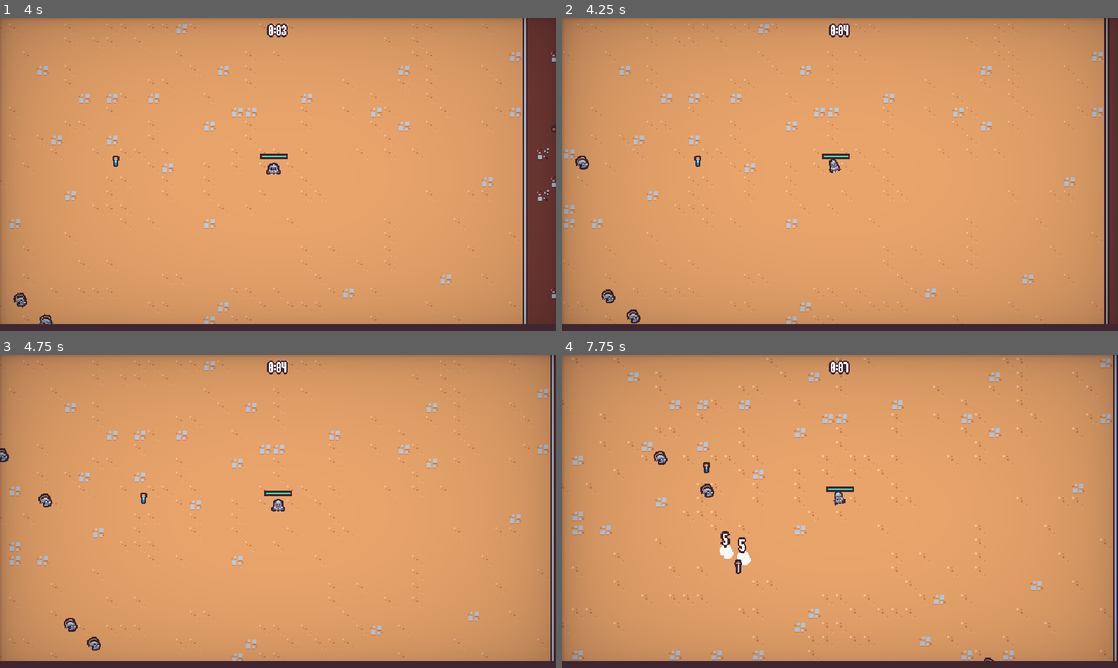
Above: before the commit, frames 1-4 (two rows, left to right).
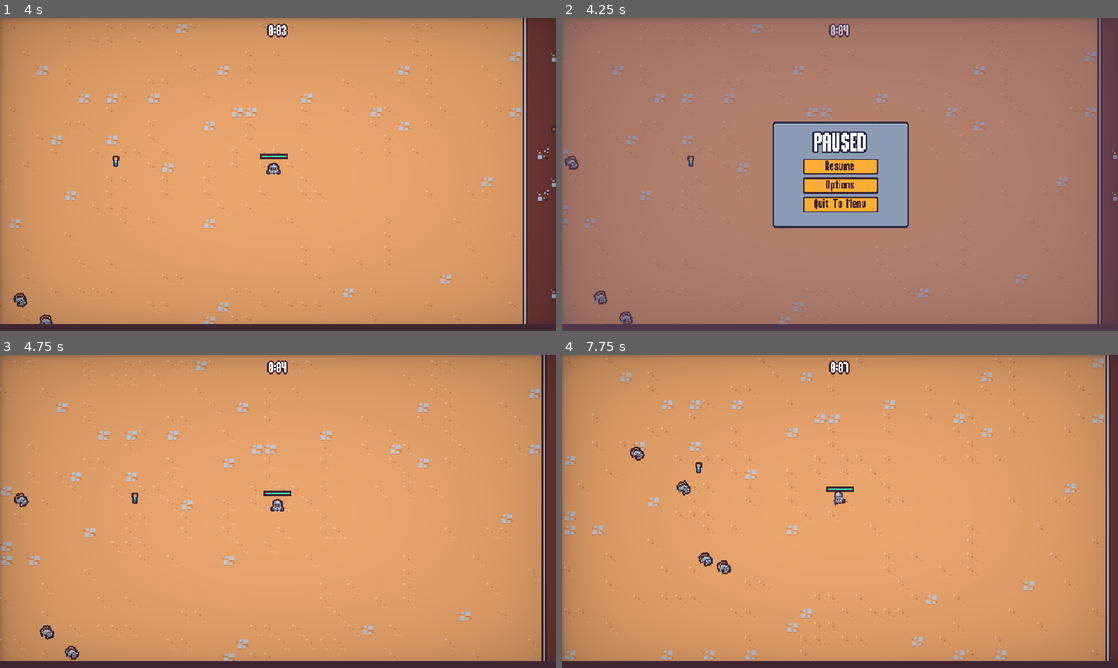
Above: after the commit, the same moments.

Repository: rprav-n/2D-Survivors-Style-Game
Game: Godot game, scene res://scenes/main/main.tscn
Two runs of this game, one before a commit and one after it. Both use one fixed random seed, a clock stepped at 60 frames per second and the inputs below. This scene is started directly instead of the project's main scene.
Inputs (mouse positions are in pixels of both pictures, inside the frame that each line leads up to):
- Up to frame 1 (4 s): move the mouse to (400, 158) at 0.52 s; press the mouse at (400, 158) at 0.53 s; hold D (move_right) 0.53-1.28 s; move the mouse to (166, 190) at 1.27 s; release the mouse at (166, 190) at 1.28 s; hold S (move_down) 1.28-2.03 s; click (166, 190) at 1.35 s; move the mouse to (333, 105) at 2.02 s; press the mouse at (333, 105) at 2.03 s; hold D (move_right) 2.03-2.78 s; move the mouse to (250, 237) at 2.77 s; release the mouse at (250, 237) at 2.78 s; hold W (move_up) 2.78-3.53 s; click (250, 237) at 2.85 s; move the mouse to (444, 221) at 3.52 s; press the mouse at (444, 221) at 3.53 s; hold Left (move_left) from 3.53 s (still down)
- Up to frame 2 (4.25 s): keep holding Left (move_left); tap Escape (pause, bound only after the commit) at 4.15 s
- Up to frame 3 (4.75 s): release Left (move_left) at 4.25 s; release the mouse at (444, 558) at 4.25 s; click (278, 502) at 4.25 s, where only the run after the commit has a clickable "Resume"
- Up to frame 4 (7.75 s): move the mouse to (673, 464) at 5.02 s; hold Left (move_left) 5.03-5.78 s; click (673, 464) at 5.1 s; move the mouse to (867, 511) at 5.77 s; press the mouse at (867, 511) at 5.78 s; hold S (move_down) 5.78-6.53 s; move the mouse to (756, 433) at 6.52 s; release the mouse at (756, 433) at 6.53 s; hold D (move_right) 6.53-7.28 s; click (756, 433) at 6.6 s; move the mouse to (962, 495) at 7.27 s; press the mouse at (962, 495) at 7.28 s; hold W (move_up) from 7.28 s (still down)

Frame 1 is identical in both runs. In frame 2, 97% of the frame differs, in the area x 0-100%, y 0-98%; in frame 3, 6.6%; in frame 4, 7.2%.

Commit message:
Added pause menu

Diff:
--- a/project.godot
+++ b/project.godot
@@ -63,6 +63,12 @@
 "events": [Object(InputEventMouseButton,"resource_local_to_scene":false,"resource_name":"","device":-1,"window_id":0,"a …(256 unchanged characters)…
 ]
 }
+pause={
+"deadzone": 0.5,
+"events": [Object(InputEventKey,"resource_local_to_scene":false,"resource_name":"","device":-1,"window_id":0,"alt_pressed":false,"shift_pressed":false,"ctrl_pressed":false,"meta_pressed":false,"pressed":false,"keycode":0,"physical_keycode":4194305,"key_label":0,"unicode":0,"echo":false,"script":null)
+, Object(InputEventKey,"resource_local_to_scene":false,"resource_name":"","device":-1,"window_id":0,"alt_pressed":false,"shift_pressed":false,"ctrl_pressed":false,"meta_pressed":false,"pressed":false,"keycode":0,"physical_keycode":80,"key_label":0,"unicode":112,"echo":false,"script":null)
+]
+}
 
 [layer_names]
 
--- a/scenes/main/main.gd
+++ b/scenes/main/main.gd
@@ -6,10 +6,17 @@
 @export var bg_color: Color
 @onready var player: Player = %Player
 
+var pause_menu_scene: PackedScene = preload("res://scenes/ui/pause_menu.tscn")
 
 func _ready() -> void:
 	RenderingServer.set_default_clear_color(bg_color)
 	player.health_component.died.connect(_on_player_died)
+
+
+func _unhandled_input(event: InputEvent) -> void:
+	if event.is_action_pressed("pause"):
+		add_child(pause_menu_scene.instantiate())
+		get_tree().root.set_input_as_handled()
 
 
 func _on_player_died() -> void:
--- a/scenes/ui/options_menu.tscn
+++ b/scenes/ui/options_menu.tscn
@@ -6,6 +6,7 @@
 [ext_resource type="PackedScene" uid="uid://dpbihdwq0fv53" path="res://scenes/ui/sound_button.tscn" id="3_igilu"]
 
 [node name="OptionsMenu" type="CanvasLayer"]
+layer = 2
 script = ExtResource("1_woa6g")
 
 [node name="TileMap" type="TileMap" parent="."]
@@ -102,4 +103,4 @@
 text = "Back"
 
 [node name="Vignette" parent="." instance=ExtResource("2_xbkxc")]
-layer = 2
+layer = 3
--- /dev/null
+++ b/scenes/ui/pause_menu.gd
@@ -0,0 +1,73 @@
+extends CanvasLayer
+
+class_name PauseMenu
+
+@onready var animation_player: AnimationPlayer = $AnimationPlayer
+@onready var panel_container: PanelContainer = $MarginContainer/PanelContainer
+@onready var resume_button: Button = %ResumeButton
+@onready var options_button: Button = %OptionsButton
+@onready var quit_button: Button = %QuitButton
+
+var options_menu_scene: PackedScene = preload("res://scenes/ui/options_menu.tscn")
+
+var is_closing: bool = false
+
+func _ready() -> void:
+	get_tree().paused = true
+
+	panel_container.pivot_offset = panel_container.size / 2
+
+	resume_button.pressed.connect(_on_resume_pressed)
+	options_button.pressed.connect(_on_options_pressed)
+	quit_button.pressed.connect(_on_quit_pressed)
+
+	animation_player.play("default")
+
+	var tween: Tween = create_tween()
+	tween.tween_property(panel_container, "scale", Vector2.ZERO, 0.0)
+	tween.tween_property(panel_container, "scale", Vector2.ONE, 0.3)\
+		.set_ease(Tween.EASE_OUT)\
+		.set_trans(Tween.TRANS_BACK)
+
+
+func _unhandled_input(event: InputEvent) -> void:
+	if event.is_action_pressed("pause") :
+		close()
+		get_tree().root.set_input_as_handled()
+
+
+func close():
+	if is_closing:
+		return
+
+	is_closing = true
+	animation_player.play_backwards("default")
+
+	var tween: Tween = create_tween()
+	tween.tween_property(panel_container, "scale", Vector2.ONE, 0.0)
+	tween.tween_property(panel_container, "scale", Vector2.ZERO, 0.3)\
+		.set_ease(Tween.EASE_IN)\
+		.set_trans(Tween.TRANS_BACK)
+
+	await tween.finished
+	get_tree().paused = false
+	queue_free()
+
+
+func _on_resume_pressed() -> void:
+	close()
+
+
+func _on_options_pressed() -> void:
+	var options_menu: OptionsMenu = options_menu_scene.instantiate()
+	add_child(options_menu)
+	options_menu.back_pressed.connect(_on_options_back_pressed.bind(options_menu))
+
+
+func _on_options_back_pressed(options_menu: OptionsMenu) -> void:
+	options_menu.queue_free()
+
+
+func _on_quit_pressed() -> void:
+	get_tree().paused = false
+	get_tree().change_scene_to_file("res://scenes/ui/main_menu.tscn")
--- /dev/null
+++ b/scenes/ui/pause_menu.tscn
@@ -0,0 +1,110 @@
+[gd_scene load_steps=6 format=3 uid="uid://bt2stuslk4jyk"]
+
+[ext_resource type="Script" path="res://scenes/ui/pause_menu.gd" id="1_aavlm"]
+[ext_resource type="PackedScene" uid="uid://dpbihdwq0fv53" path="res://scenes/ui/sound_button.tscn" id="3_yebb2"]
+
+[sub_resource type="Animation" id="Animation_68blc"]
+length = 0.001
+tracks/0/type = "value"
+tracks/0/imported = false
+tracks/0/enabled = true
+tracks/0/path = NodePath("ColorRect:modulate")
+tracks/0/interp = 1
+tracks/0/loop_wrap = true
+tracks/0/keys = {
+"times": PackedFloat32Array(0),
+"transitions": PackedFloat32Array(1),
+"update": 0,
+"values": [Color(1, 1, 1, 1)]
+}
+
+[sub_resource type="Animation" id="Animation_0sdnw"]
+resource_name = "default"
+length = 0.15
+tracks/0/type = "value"
+tracks/0/imported = false
+tracks/0/enabled = true
+tracks/0/path = NodePath("ColorRect:modulate")
+tracks/0/interp = 2
+tracks/0/loop_wrap = true
+tracks/0/keys = {
+"times": PackedFloat32Array(0, 0.15),
+"transitions": PackedFloat32Array(1, 1),
+"update": 0,
+"values": [Color(1, 1, 1, 0), Color(1, 1, 1, 1)]
+}
+
+[sub_resource type="AnimationLibrary" id="AnimationLibrary_yc7w4"]
+_data = {
+"RESET": SubResource("Animation_68blc"),
+"default": SubResource("Animation_0sdnw")
+}
+
+[node name="PauseMenu" type="CanvasLayer"]
+process_mode = 3
+script = ExtResource("1_aavlm")
+
+[node name="AnimationPlayer" type="AnimationPlayer" parent="."]
+libraries = {
+"": SubResource("AnimationLibrary_yc7w4")
+}
+
+[node name="ColorRect" type="ColorRect" parent="."]
+anchors_preset = 15
+anchor_right = 1.0
+anchor_bottom = 1.0
+grow_horizontal = 2
+grow_vertical = 2
+color = Color(0.407843, 0.298039, 0.419608, 1)
+
+[node name="MarginContainer" type="MarginContainer" parent="."]
+anchors_preset = 15
+anchor_right = 1.0
+anchor_bottom = 1.0
+grow_horizontal = 2
+grow_vertical = 2
+
+[node name="PanelContainer" type="PanelContainer" parent="MarginContainer"]
+custom_minimum_size = Vector2(180, 140)
+layout_mode = 2
+size_flags_horizontal = 4
+size_flags_vertical = 4
+
+[node name="MarginContainer" type="MarginContainer" parent="MarginContainer/PanelContainer"]
+layout_mode = 2
+theme_override_constants/margin_left = 8
+theme_override_constants/margin_right = 8
+theme_override_constants/margin_bottom = 8
+
+[node name="VBoxContainer" type="VBoxContainer" parent="MarginContainer/PanelContainer/MarginContainer"]
+custom_minimum_size = Vector2(150, 0)
+layout_mode = 2
+size_flags_horizontal = 4
+size_flags_vertical = 4
+
+[node name="Label" type="Label" parent="MarginContainer/PanelContainer/MarginContainer/VBoxContainer"]
+layout_mode = 2
+theme_type_variation = &"BlueOutlineLabel"
+theme_override_font_sizes/font_size = 32
+text = "PAUSED"
+horizontal_alignment = 1
+
+[node name="VBoxContainer" type="VBoxContainer" parent="MarginContainer/PanelContainer/MarginContainer/VBoxContainer"]
+custom_minimum_size = Vector2(100, 0)
+layout_mode = 2
+size_flags_horizontal = 4
+
+[node name="ResumeButton" parent="MarginContainer/PanelContainer/MarginContainer/VBoxContainer/VBoxContainer" instance=ExtResource("3_yebb2")]
+unique_name_in_owner = true
+layout_mode = 2
+text = "Resume"
+
+[node name="OptionsButton" parent="MarginContainer/PanelContainer/MarginContainer/VBoxContainer/VBoxContainer" instance=ExtResource("3_yebb2")]
+unique_name_in_owner = true
+layout_mode = 2
+text = "Options"
+
+[node name="QuitButton" parent="MarginContainer/PanelContainer/MarginContainer/VBoxContainer/VBoxContainer" instance=ExtResource("3_yebb2")]
+unique_name_in_owner = true
+layout_mode = 2
+text = "Quit To Menu"
--- a/scenes/ui/upgrade_screen.tscn
+++ b/scenes/ui/upgrade_screen.tscn
@@ -2,6 +2,21 @@
 
 [ext_resource type="Script" path="res://scenes/ui/upgrade_screen.gd" id="1_3hhdd"]
 [ext_resource type="PackedScene" uid="uid://dlc8aqddawiwu" path="res://scenes/ui/ability_upgrade_card.tscn" id="1_7jmlg"]
+
+[sub_resource type="Animation" id="Animation_xf2to"]
+length = 0.001
+tracks/0/type = "value"
+tracks/0/imported = false
+tracks/0/enabled = true
+tracks/0/path = NodePath("ColorRect:modulate")
+tracks/0/interp = 1
+tracks/0/loop_wrap = true
+tracks/0/keys = {
+"times": PackedFloat32Array(0),
+"transitions": PackedFloat32Array(1),
+"update": 0,
+"values": [Color(1, 1, 1, 1)]
+}
 
 [sub_resource type="Animation" id="Animation_33m8a"]
 resource_name = "in"
@@ -18,21 +33,6 @@
 "transitions": PackedFloat32Array(1, 1),
 "update": 0,
 "values": [Color(1, 1, 1, 0), Color(1, 1, 1, 1)]
-}
-
-[sub_resource type="Animation" id="Animation_xf2to"]
-length = 0.001
-tracks/0/type = "value"
-tracks/0/imported = false
-tracks/0/enabled = true
-tracks/0/path = NodePath("ColorRect:modulate")
-tracks/0/interp = 1
-tracks/0/loop_wrap = true
-tracks/0/keys = {
-"times": PackedFloat32Array(0),
-"transitions": PackedFloat32Array(1),
-"update": 0,
-"values": [Color(1, 1, 1, 1)]
 }
 
 [sub_resource type="Animation" id="Animation_hpe5d"]
@@ -76,7 +76,7 @@
 anchor_bottom = 1.0
 grow_horizontal = 2
 grow_vertical = 2
-color = Color(0, 0, 0, 0.352941)
+color = Color(0.407843, 0.298039, 0.419608, 1)
 
 [node name="MarginContainer" type="MarginContainer" parent="."]
 anchors_preset = 15
